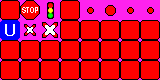
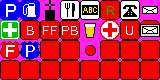
Comparing the layer stacks of the two 160 x 80 images. Changes:
hid "POI2", painted on it over [0, 0, 160, 60]
showed "POI1", painted on it over [0, 0, 160, 60]
